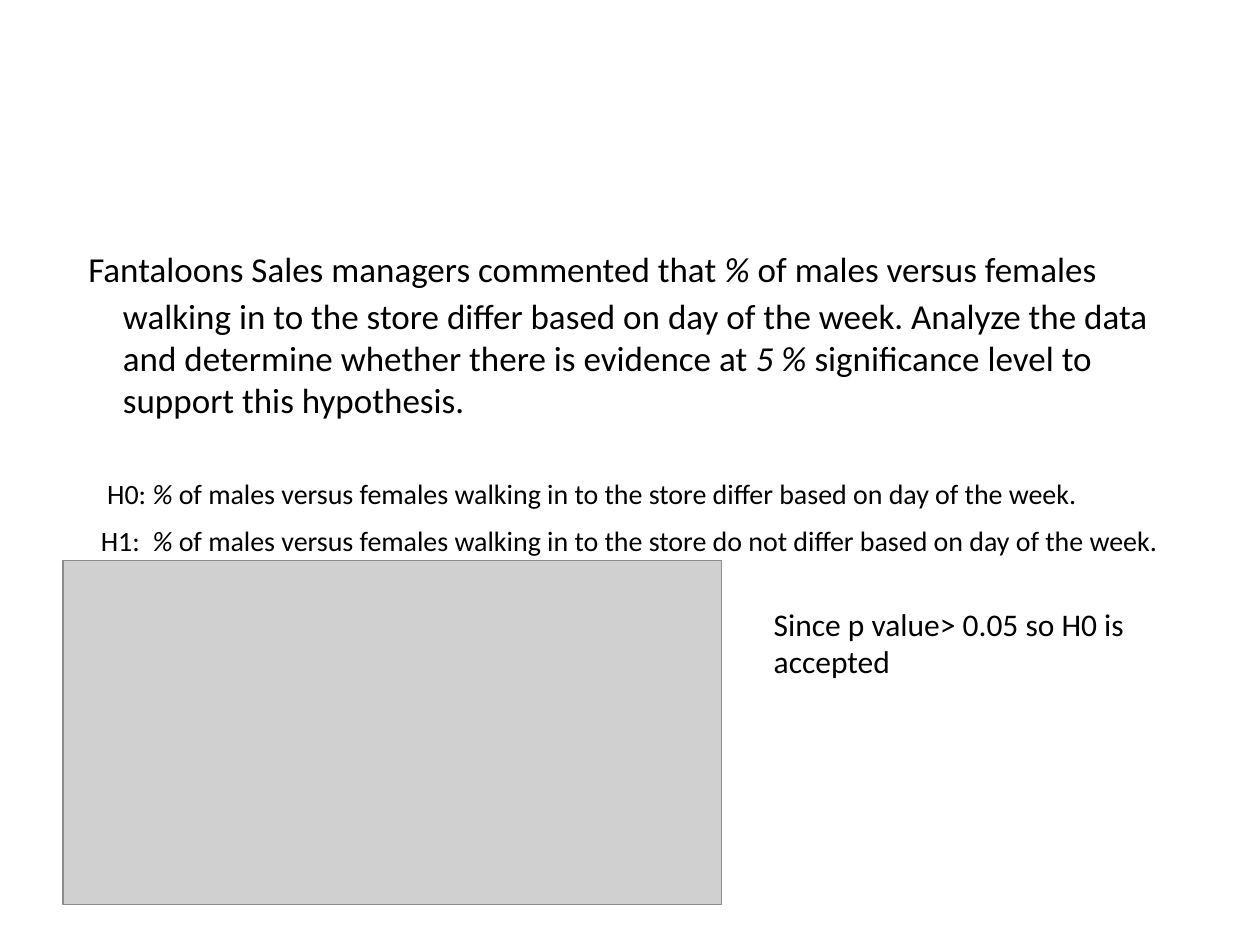
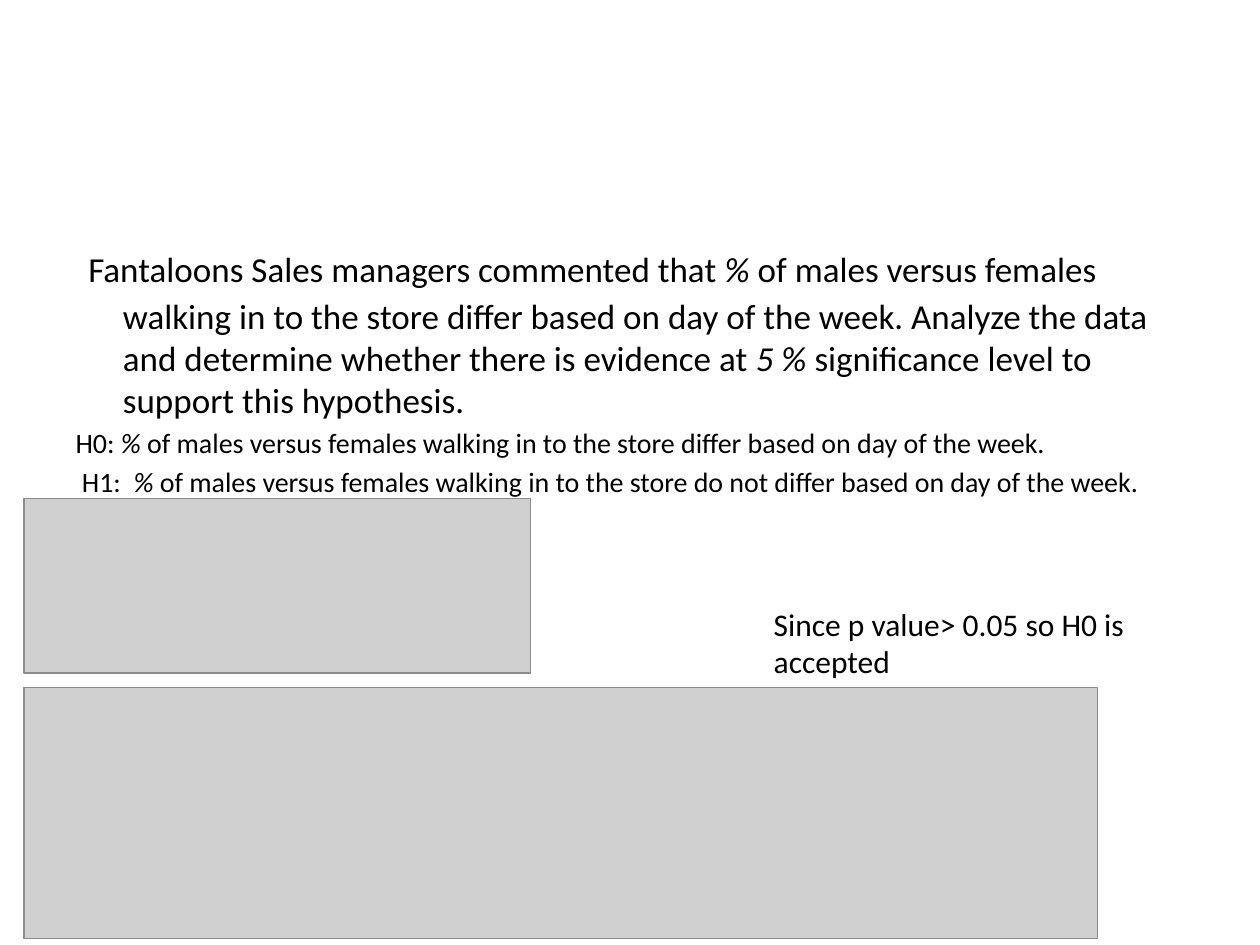
Before and after one commit to Rahul-Tiwari95/hypothesis_testing, a slide deck: slide 7 of Hypothesis_Testing_Assignment.pptx. Drawn at 1260x945 pixels with LibreOffice and Linux fonts; fonts in the diff are those of the drawing; grey boxes stand for pictures. Boxes give left, top, right and bottom in pixels: in the first picture for what was removed or moved away, otherwise in the second. Text is boxed around its words. In the diff, an @@ line names an element or a change of style, - is before the commit and + after.

```diff
--- a/Hypothesis_Testing_Assignment.pptx
+++ b/Hypothesis_Testing_Assignment.pptx
@@ text "Fantaloons Sales managers commented that ..." rewrapped from (88,257,1157,556) to (76,257,1147,499) @@
@@ picture added at (24,499,530,674) @@
@@ picture removed at (63,561,722,905) @@
@@ picture added at (24,688,1097,939) @@
```
